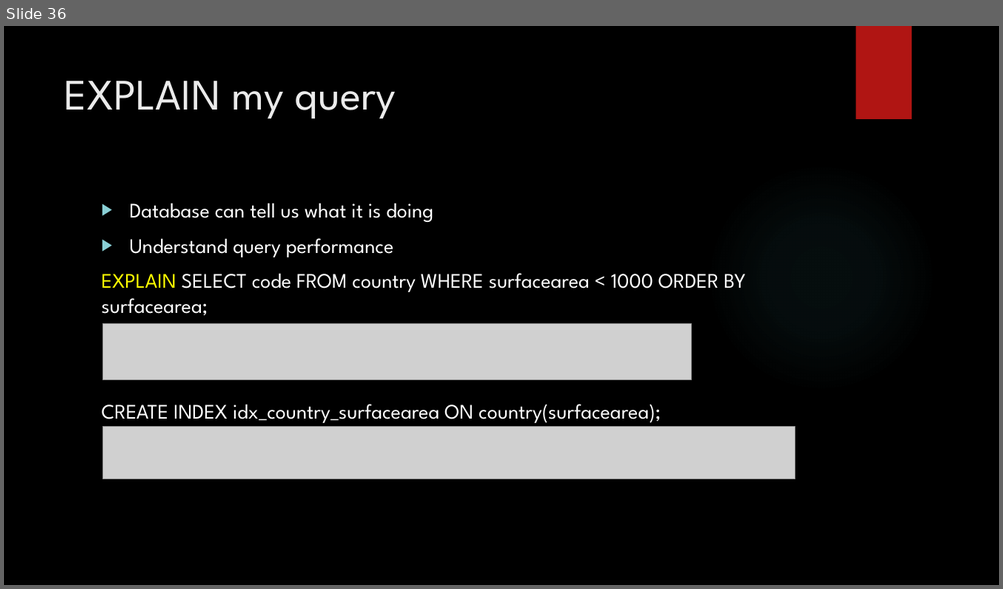
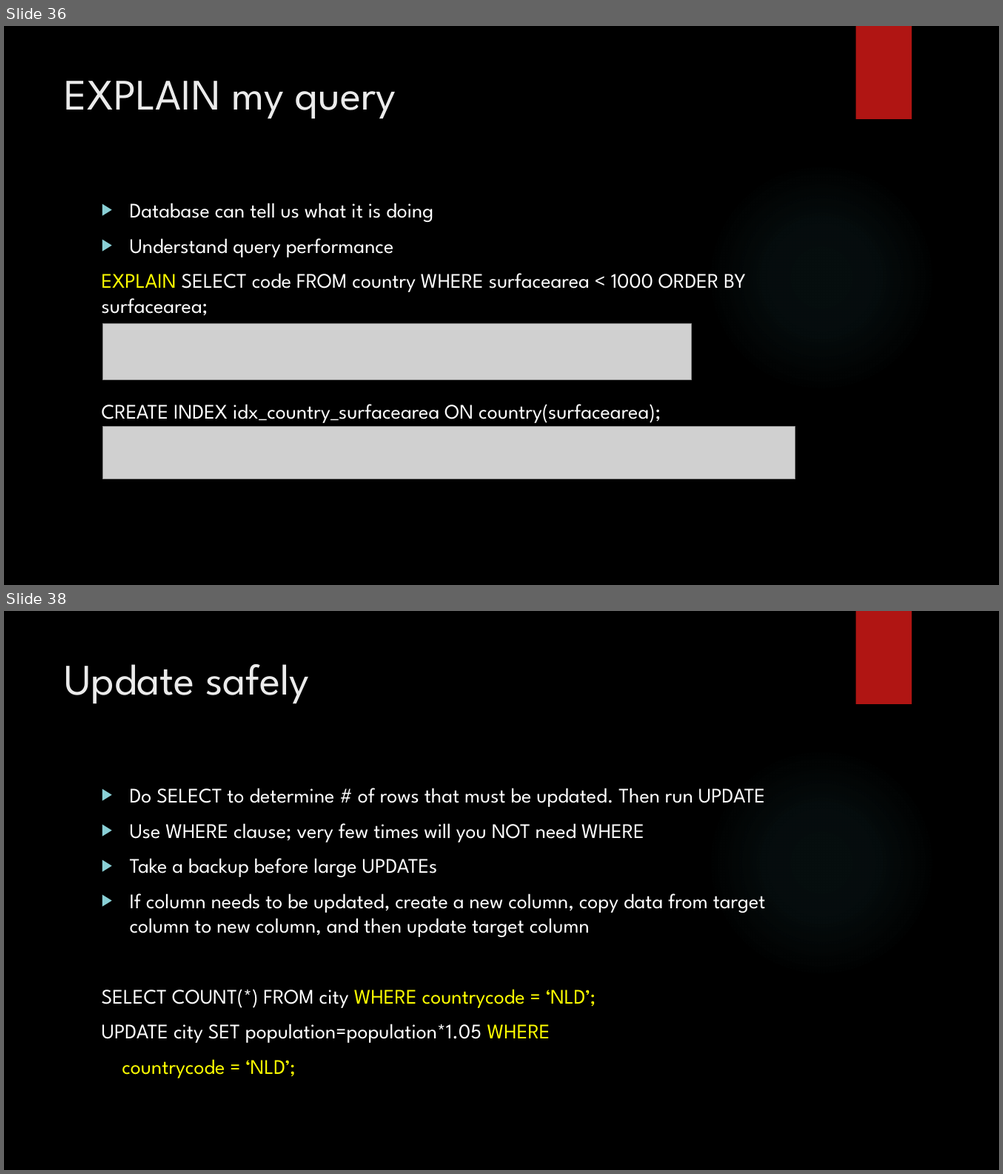
Before and after one commit to zedfoxus/database-bootcamp, a slide deck: Presentation/Database-Bootcamp-Presentation.pptx. Shown one above the other, each under a label of ours: slide 36 before the commit, slides 36 and 38 after it; the slides between them are not shown. The pictures are 1003x589 and 1003x1174 pixels, drawn with LibreOffice and Linux fonts; fonts in the diff are those of the drawing; grey boxes stand for pictures; background and template pictures are left out. Boxes give left, top, right and bottom in pixels: in the first picture for what was removed or moved away, otherwise in the second. Text is boxed around its words. In the diff, an @@ line names an element or a change of style, - is before the commit and + after.

Commit message:
Safely execute updates and deletes

```diff
--- a/Presentation/Database-Bootcamp-Presentation.pptx
+++ b/Presentation/Database-Bootcamp-Presentation.pptx
@@ slide 38 added at [4, 611, 999, 1170], background picture (left out); not listed: 2 template elements that a slide beside it also shows @@
@@ title added at [64, 664, 309, 704], 42 pt, text #EBEBEB @@
+Update safely
@@ text added at [102, 788, 765, 1079], 20 pt, text #FFFFFF @@
+▶ Do SELECT to determine # of rows that must be updated. Then run UPDATE
+▶ Use WHERE clause; very few times will you NOT need WHERE
+▶ Take a backup before large UPDATEs
+▶ If column needs to be updated, create a new column, copy data from target column to new column, and then update target column
+SELECT COUNT(*) FROM city WHERE countrycode = ‘NLD’;
+UPDATE city SET population=population*1.05 WHERE
+countrycode = ‘NLD’;
```
Also in this commit, not shown: 2 other slides added.
